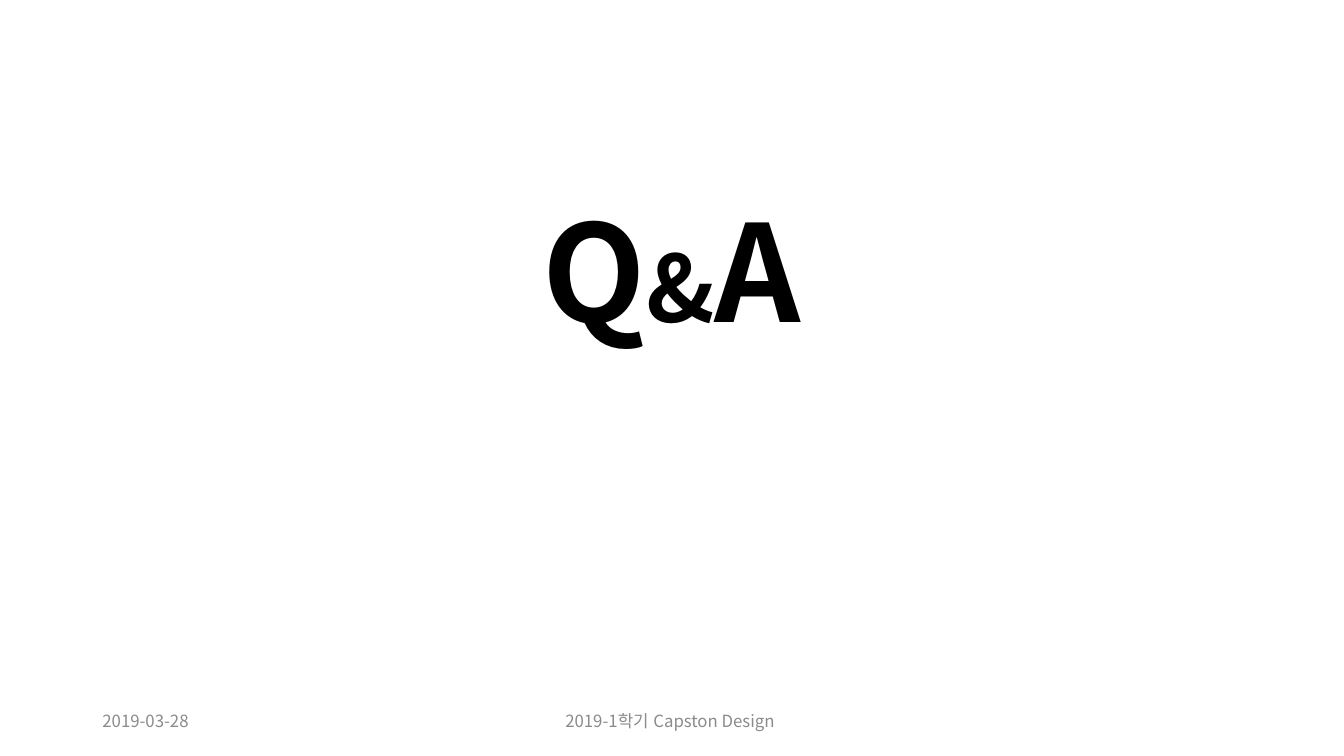
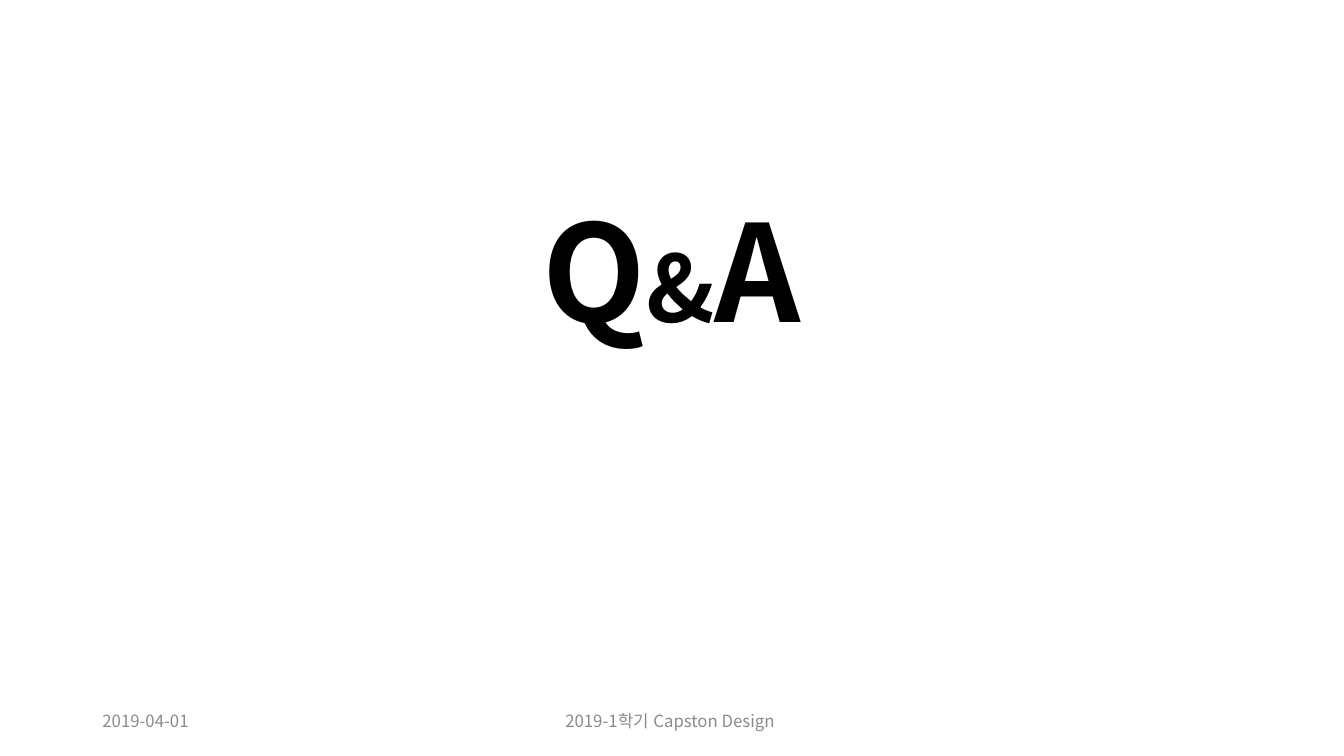
Before and after one commit to CheonSeounghyun/Coordination-Recommend, a slide deck: slide 14 of document/Capston Design Proposal_update(ppt).pptx (slide 13 before the commit). Drawn at 1344x756 pixels with LibreOffice and Linux fonts; fonts in the diff are those of the drawing. Boxes give left, top, right and bottom in pixels: in the first picture for what was removed or moved away, otherwise in the second. Text is boxed around its words. In the diff, an @@ line names an element or a change of style, - is before the commit and + after.

```diff
--- a/document/Capston Design Proposal_update(ppt).pptx
+++ b/document/Capston Design Proposal_update(ppt).pptx
@@ text at (x1=102, y1=714, x2=188, y2=727): text changed @@
-2019-03-28
+2019-04-01
```
Also in this commit, not shown: 9 other slides changed, 4 slides added, 3 slides removed, 1 other file.
